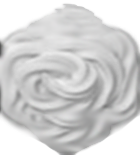
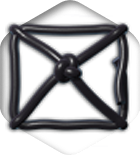
The second w=140, h=155 image is a revision of the first. Changes to its layers:
added layer "图层 2" above "arrow1 副本 3" over 5, 14, 132, 147
hid "icing" over 0, 1, 140, 155
showed "图层 1" over 0, 0, 140, 155
